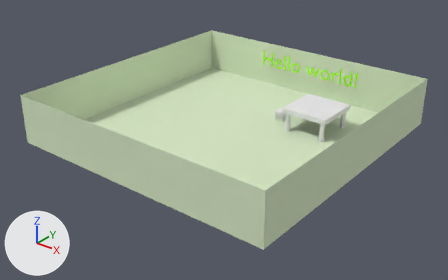
Renders of the Blender file data/levels/hello_world_shadow/hello_world_shadow.blend from each side of a commit.
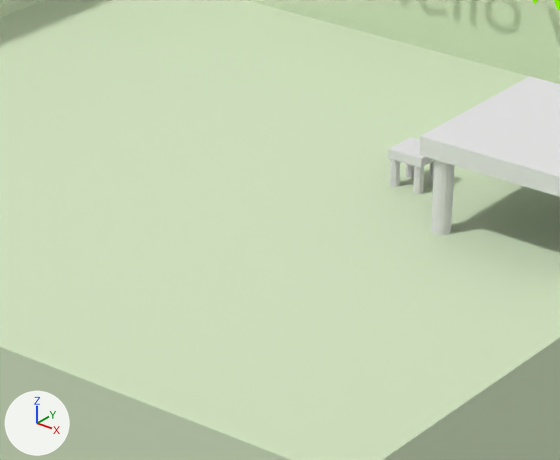
Each version appears first whole from a camera (50 mm lens) standing at (14.13, -18.08, 10.78) and looking at (0.19, -0.66, -0.02), and next in a close-up on the part from 41% to 70% of the width and 27% to 66% of the height. The axes (+X, +Y, +Z) are drawn at lower left. The lights are the same throughout.
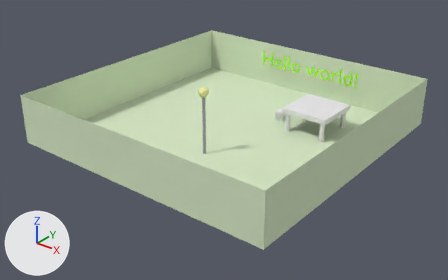
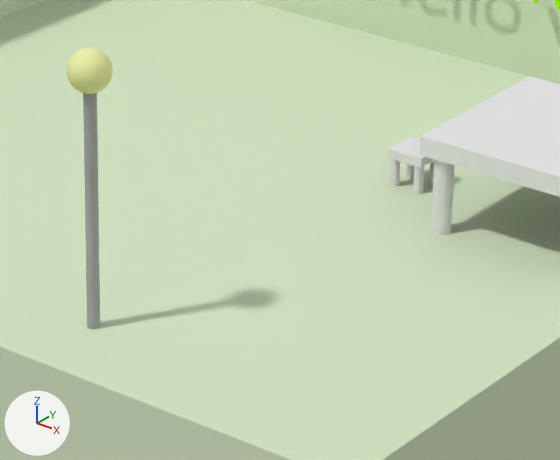
Boxes [x1, y1, x2, y2] around the edits, measured in the close-ups (560 x 460 px):
'Tube.008', added
    after: [83, 93, 100, 329]
'Sphere', added (beige)
    after: [67, 48, 113, 94]

Diff of the bpy script that builds the scene:
```diff
--- a/data/levels/hello_world_shadow/hello_world_shadow.blend.py
+++ b/data/levels/hello_world_shadow/hello_world_shadow.blend.py
@@ mat_material @@
+mat_material = diffuse_material('Material')
+mat_material.base_color = (0.42, 0.42, 0.42)  # grey #adadad
@@ mat_material_001 @@
+mat_material_001 = diffuse_material('Material.001')
+mat_material_001.base_color = (0.876, 0.908, 0.404)  # beige #f1f4aa
@@ me_tube_002 @@
+me_tube_002.from_pydata(...)  # 64 vertices, 32 faces; spans x -0.06..0.06, y -0.06..0.06, z -0.7..1.8
+me_tube_002.polygons.foreach_set('use_smooth', [True] * 32)
+me_tube_002.materials.append(mat_material)  # grey #adadad
@@ me_sphere @@
+me_sphere.from_pydata(...)  # a UV sphere (32 segments, 32 rings, poles along z) spanning x -0.2..0.2, y -0.2..0.2, z -0.2..0.2
+me_sphere.polygons.foreach_set('use_smooth', [True] * 1024)
+me_sphere.materials.append(mat_material_001)  # beige #f1f4aa
@@ ob_tube_008 @@
+ob_tube_008 = bpy.data.objects.new('Tube.008', me_tube_002)
+ob_tube_008.location = (0.358, -2.055, 0.588)
@@ ob_sphere @@
+ob_sphere = bpy.data.objects.new('Sphere', me_sphere)
+ob_sphere.location = (0.358, -2.055, 2.488)
```
